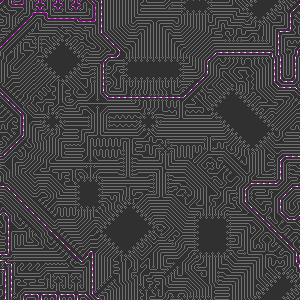
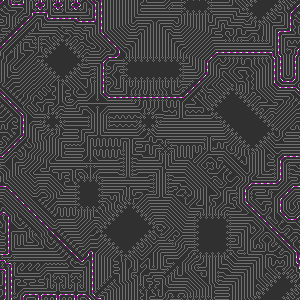
Revision of a layered 300 × 300 image; what changed, layer by layer:
showed "frame 5", painted on it over (x1=0, y1=0, x2=300, y2=300)
hid "frame 3", painted on it over (x1=0, y1=0, x2=300, y2=300)
hid "frame 2", opacity 49% → 100% over (x1=0, y1=0, x2=300, y2=300)
